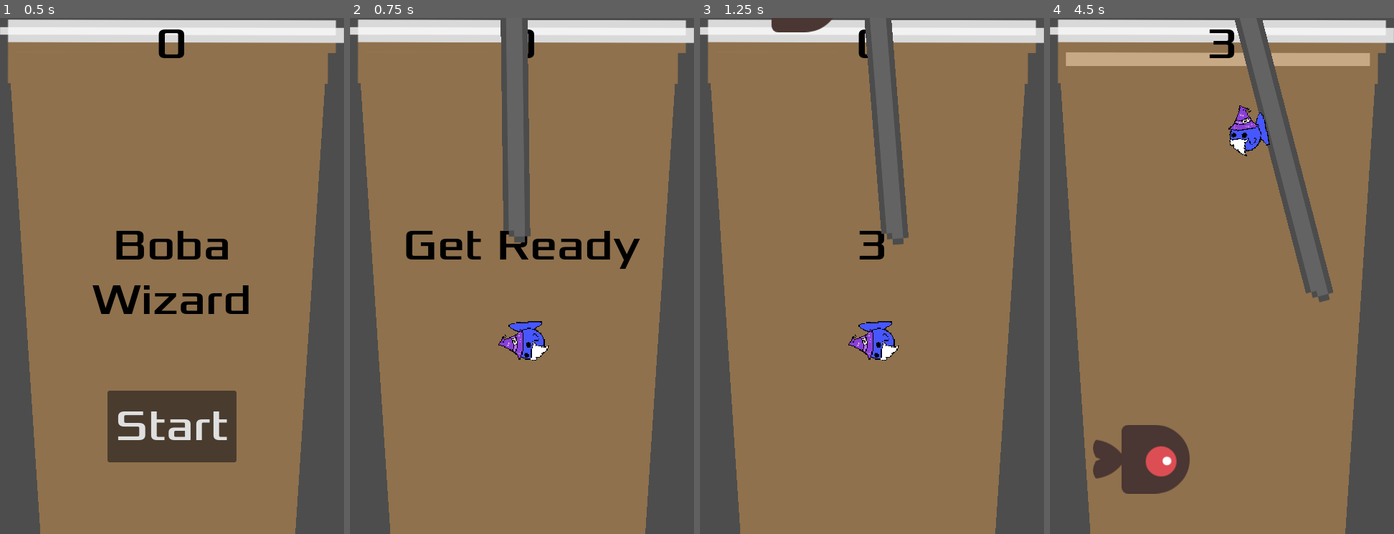
Above: before the commit, frames 1-4 (left to right).
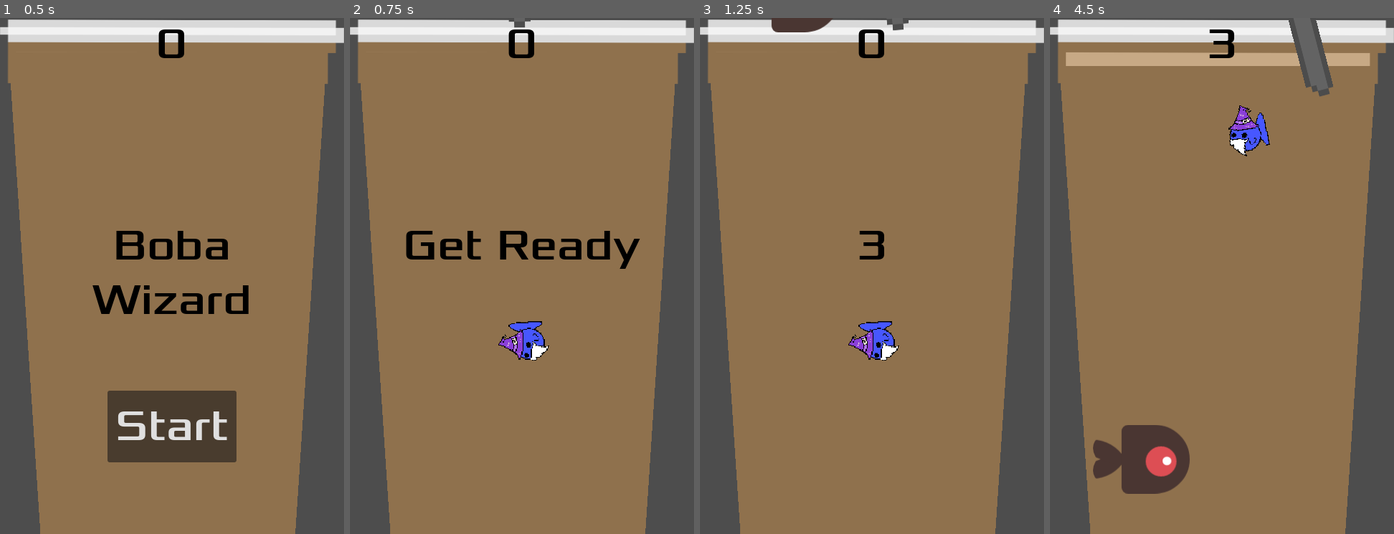
Above: after the commit, the same moments.

Repository: PaulThomasRowe/boba-tea-wizardry
Game: Godot game, scene res://main.tscn
Same seed, same stepped clock (60 frames per second), same inputs: the game is played once before the commit and once after it. Sound files missing from this copy of the repository are replaced by a short silence.
Inputs:
- Up to frame 1 (0.5 s): no input
- Up to frame 2 (0.75 s): click "Start" at 0.5 s
- Up to frame 3 (1.25 s): no input
- Up to frame 4 (4.5 s): hold D (move_right) 1.28-2.03 s; tap F (test_immunity) at 1.35, 2.85, 4.35 s; hold S (move_down) 2.03-2.78 s; tap G (test_speed) at 2.1, 3.6 s; hold D (move_right) 2.78-3.53 s; hold W (move_up) 3.53-4.28 s; hold A (move_left) from 4.28 s (still down)

Frame 1 is identical in both runs. In frame 2, 3.2% of the frame differs, in the area x 43-53%, y 0-44%; in frame 3, 3.4%; in frame 4, 5.4%, in the area x 53-83%, y 0-56%.

Commit message:
Improve gradual transition of falling speed

Diff:
--- a/main.gd
+++ b/main.gd
@@ -45,7 +45,7 @@
 
 	straw_scene = preload("res://straw.tscn")
 	var straw_instance = straw_scene.instantiate()
-	straw_instance.position = Vector2(225, -300)
+	straw_instance.position = Vector2(225, -600)
 	add_child(straw_instance)
 
 	$HUD.show_message("Get Ready")
--- a/straw.gd
+++ b/straw.gd
@@ -2,7 +2,7 @@
 
 var swing_amplitude = 20.0
 var swing_speed = 0.5
-var downward_speed = 30.0
+var downward_speed = 45.0
 
 var min_rotation = 345
 var max_rotation = 375
@@ -15,11 +15,16 @@
 	if (rotation_degrees < 0.5):
 		rotation_degrees += 360
 	print(position.y)
-	if (position.y < 0):
+	if (position.y < -10):
+		position.y += downward_speed * delta * 0.25
+	if (position.y < -200):
+		position.y += downward_speed * delta * 0.5
+	elif (position.y < -400):
+		position.y += downward_speed * delta * 0.8
+	elif (position.y < -500):
+		position.y += downward_speed * delta * 0.9
+	elif (position.y < -600):
 		position.y += downward_speed * delta * 1.0
-	elif (position.y < -300):
-		position.y += downward_speed * delta * 2.0
-
 
 
 	if clockwise && rotation_degrees < min_rotation:
